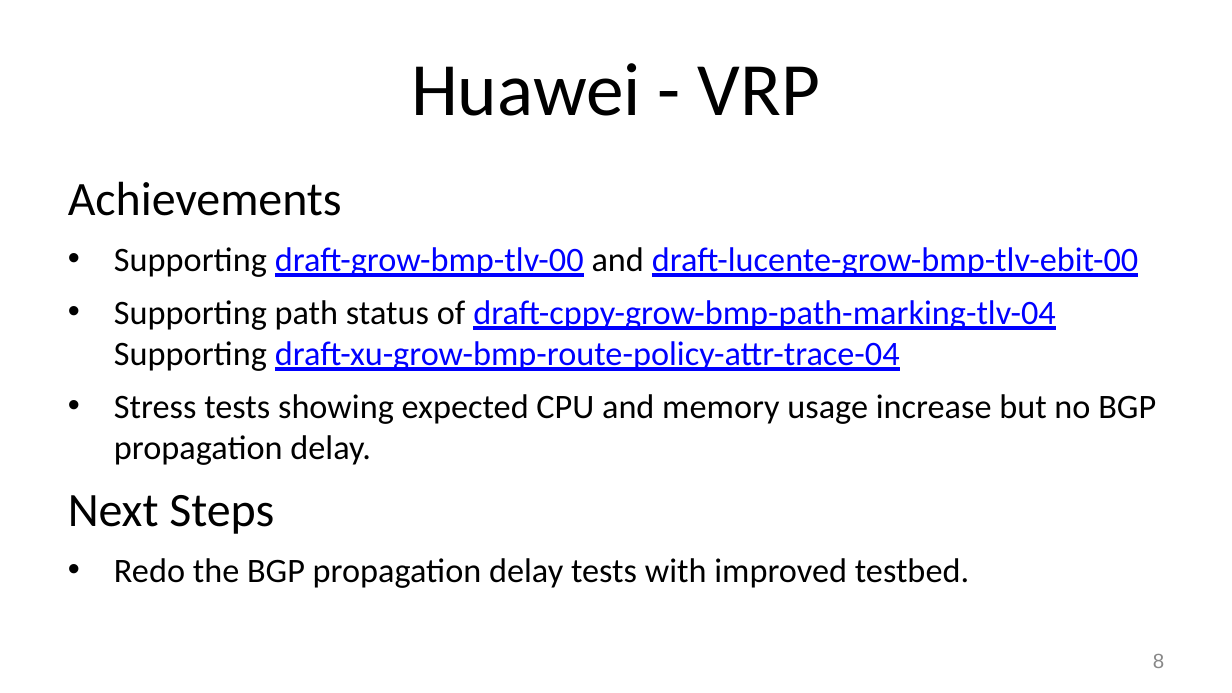
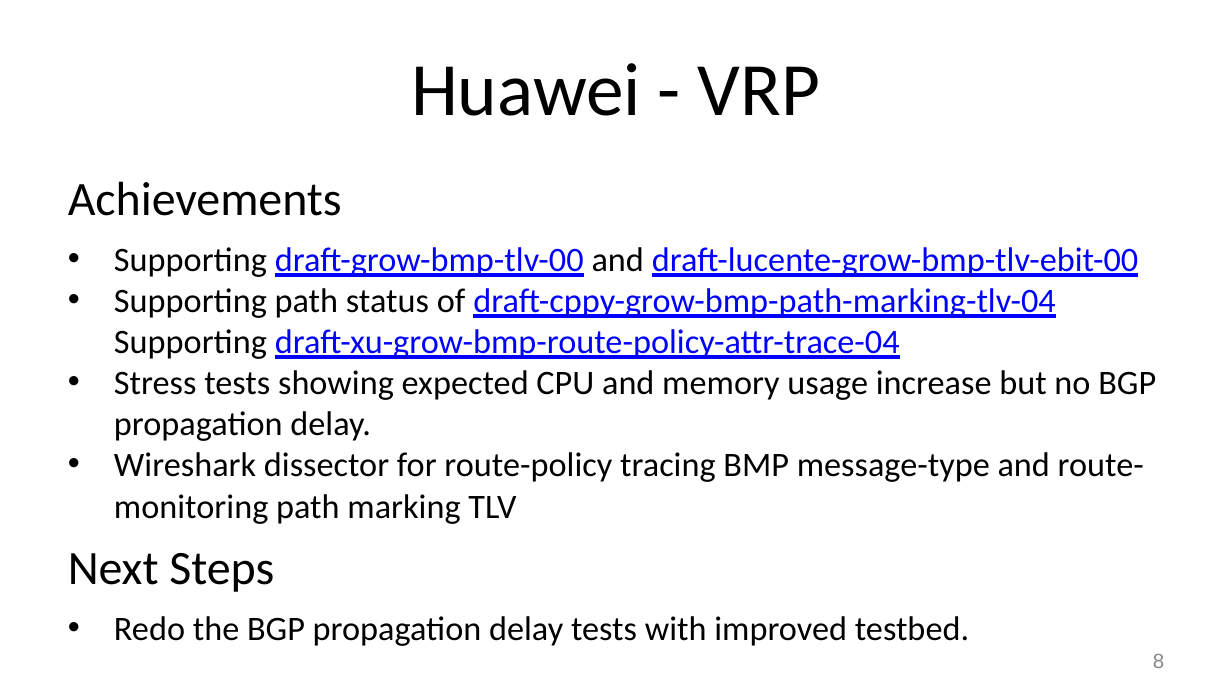
Before and after one commit to IETF-Hackathon/ietf108-project-presentations, a slide deck: slide 8 of ietf-108-hackathon-bmp.pptx. Drawn at 1232x693 pixels with LibreOffice and Linux fonts; fonts in the diff are those of the drawing. Boxes give left, top, right and bottom in pixels: in the first picture for what was removed or moved away, otherwise in the second. Text is boxed around its words. In the diff, an @@ line names an element or a change of style, - is before the commit and + after.

```diff
--- a/ietf-108-hackathon-bmp.pptx
+++ b/ietf-108-hackathon-bmp.pptx
@@ text at (114, 288, 1156, 441): less space between paragraphs @@
@@ text at (114, 452, 1144, 524): paragraph added @@
+• Wireshark dissector for route-policy tracing BMP message-type and route-monitoring path marking TLV
```
Also in this commit, not shown: 7 slides added, 1 other file.
